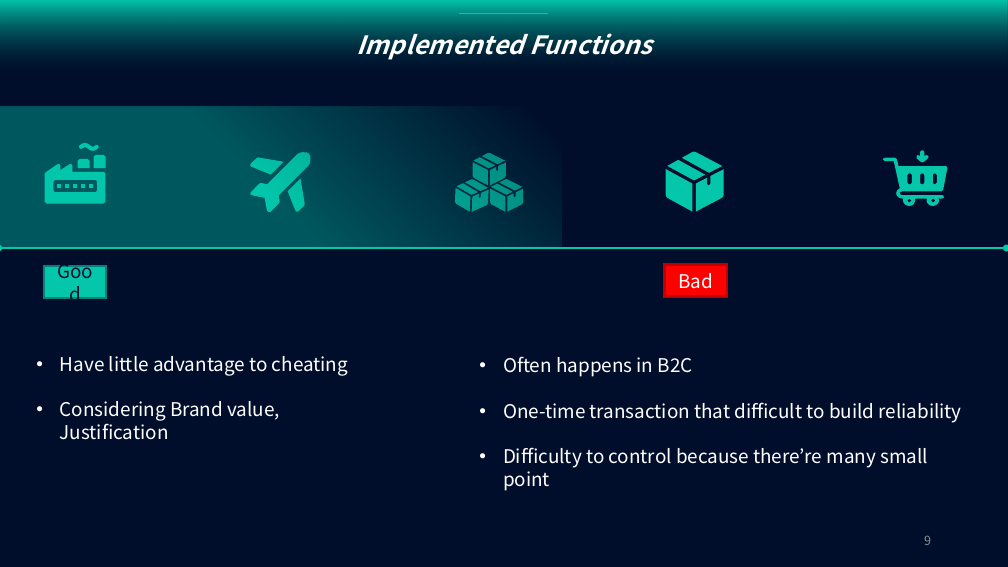
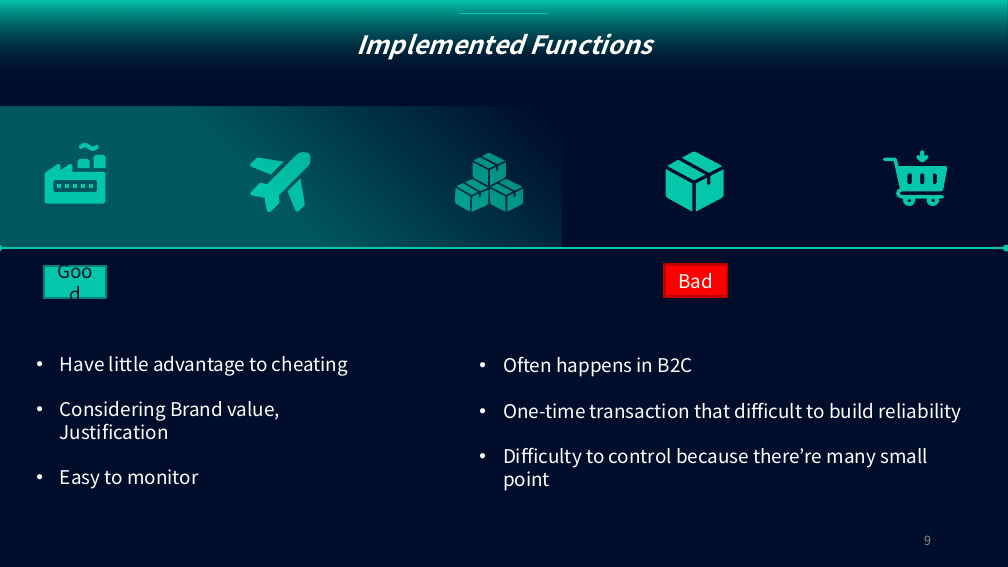
Before and after one commit to purachina/etri, a slide deck: slide 9 of Advanced Buisness Communicating Design/구현 - 복사본.pptx. Drawn at 1008x567 pixels with LibreOffice and Linux fonts; fonts in the diff are those of the drawing. Boxes give left, top, right and bottom in pixels: in the first picture for what was removed or moved away, otherwise in the second. Text is boxed around its words. In the diff, an @@ line names an element or a change of style, - is before the commit and + after.

```diff
--- a/Advanced Buisness Communicating Design/구현 - 복사본.pptx
+++ b/Advanced Buisness Communicating Design/구현 - 복사본.pptx
@@ text at [60,469,198,489]: paragraph added @@
+• Easy to monitor
```
Also in this commit, not shown: 3 slides added, 2 slides removed, 5 other files.
